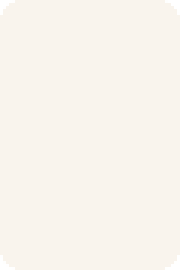
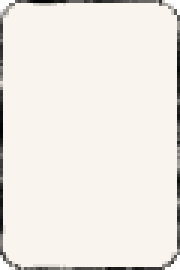
Layered file, before and after one edit (180×270). Changes by layer:
added layer "Edge" above "Card" over <box>0,0,180,270</box>
